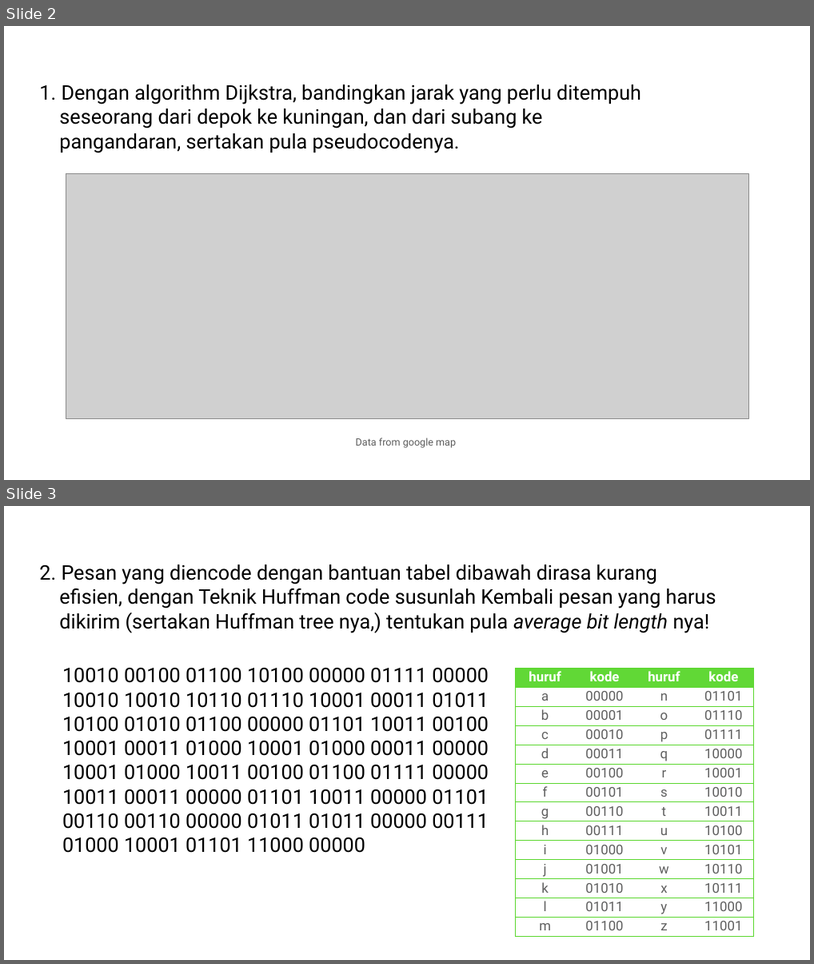
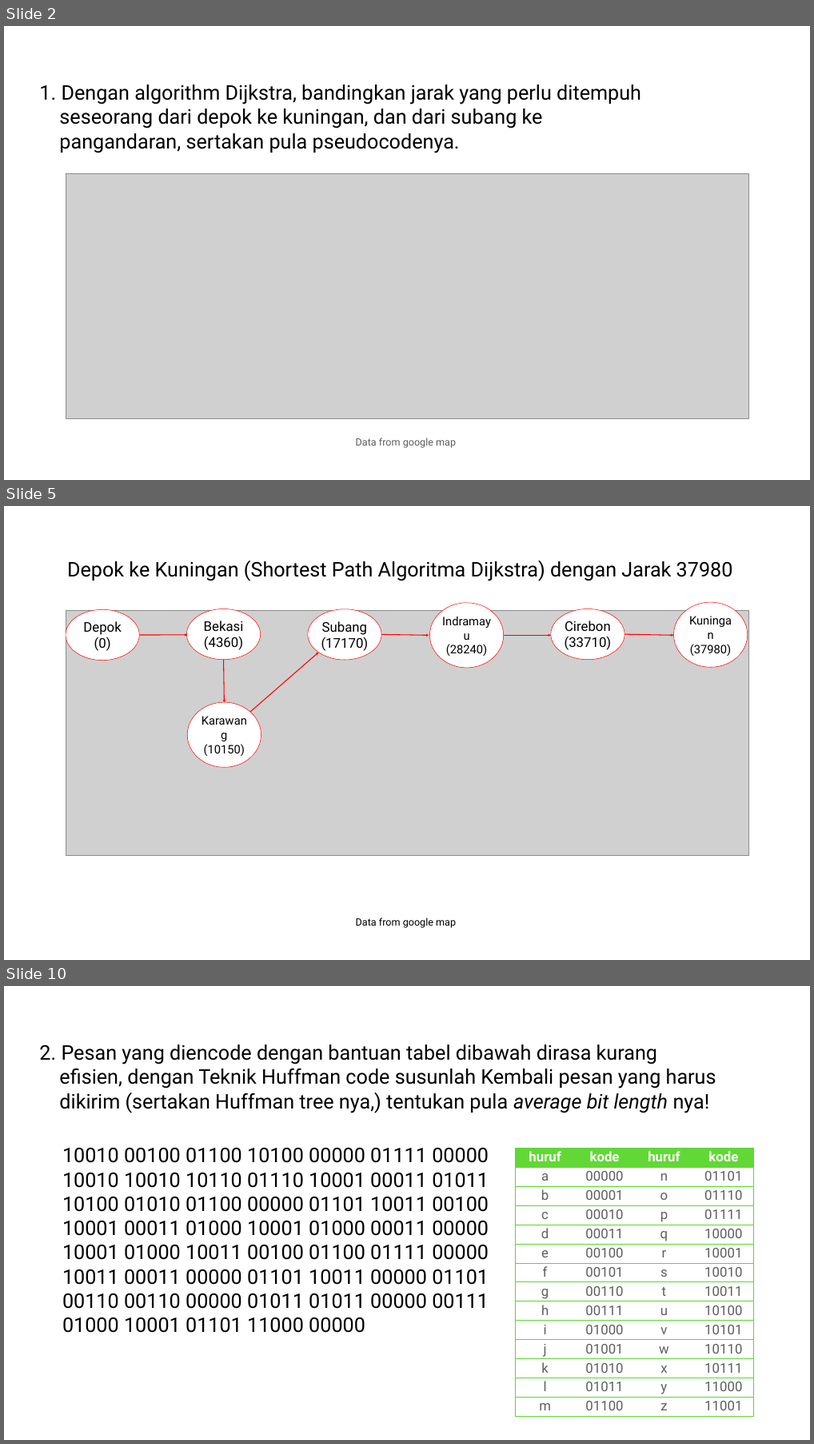
Before and after one commit to HanifHBK/TugasPMC, a slide deck: Latihan 6/implementasi graph dan tree.pptx. Shown one above the other, each under a label of ours: slides 2 and 3 before the commit, slides 2, 5 and 10 after it; the slides between them are not shown. The pictures are 814x964 and 814x1444 pixels, drawn with LibreOffice and Linux fonts; fonts in the diff are those of the drawing; grey boxes stand for pictures. Boxes give left, top, right and bottom in pixels: in the first picture for what was removed or moved away, otherwise in the second. Text is boxed around its words. In the diff, an @@ line names an element or a change of style, - is before the commit and + after.

```diff
--- a/Latihan 6/implementasi graph dan tree.pptx
+++ b/Latihan 6/implementasi graph dan tree.pptx
@@ slide 5 added at (4, 506, 810, 960), background #FFFFFF @@
@@ text added at (67, 560, 734, 581), 48 pt, text #000000 @@
+Depok ke Kuningan (Shortest Path Algoritma Dijkstra) dengan Jarak 37980
@@ picture added at (66, 610, 749, 856) @@
@@ ellipse added at (66, 609, 139, 660), fill #FFFFFF, outline #FF0000 1 pt, 32 pt, text #000000 @@
+Depok (0)
@@ ellipse added at (186, 609, 261, 660), fill #FFFFFF, outline #FF0000 1 pt, 32 pt, text #000000 @@
+Bekasi (4360)
@@ ellipse added at (308, 609, 382, 660), fill #FFFFFF, outline #FF0000 1 pt, 32 pt, text #000000 @@
+Subang (17170)
@@ ellipse added at (430, 603, 504, 668), fill #FFFFFF, outline #FF0000 1 pt, 28 pt, text #000000 @@
+Indramayu (28240)
@@ ellipse added at (551, 609, 625, 660), fill #FFFFFF, outline #FF0000 1 pt, 32 pt, text #000000 @@
+Cirebon (33710)
@@ ellipse added at (674, 602, 748, 667), fill #FFFFFF, outline #FF0000 1 pt, 28 pt, text #000000 @@
+Kuningan (37980)
@@ arrow added from (139, 635) to (187, 635), #FF0000 2 pt @@
@@ arrow added from (382, 634) to (429, 635), #FF0000 2 pt @@
@@ arrow added from (504, 635) to (551, 635), #FF0000 2 pt @@
@@ arrow added from (625, 634) to (674, 635), #FF0000 2 pt @@
@@ arrow added from (223, 660) to (224, 702), #FF0000 2 pt @@
@@ arrow added from (250, 712) to (318, 652), #FF0000 2 pt @@
@@ ellipse added at (187, 702, 261, 768), fill #FFFFFF, outline #FF0000 1 pt, 28 pt, text #000000 @@
+Karawang (10150)
@@ text added at (356, 917, 456, 928), 24 pt, text #000000 @@
+Data from google map
@@ what was slide 3 is now slide 10 @@
```
Also in this commit, not shown: 1 slide changed, 10 other slides added.
